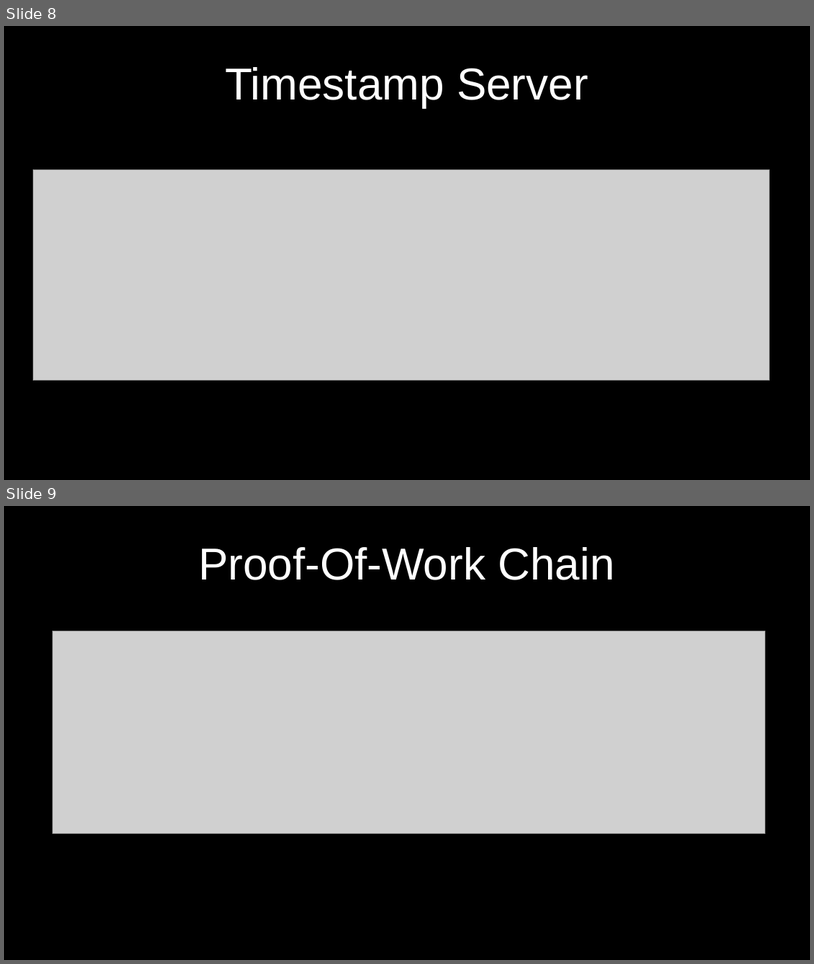
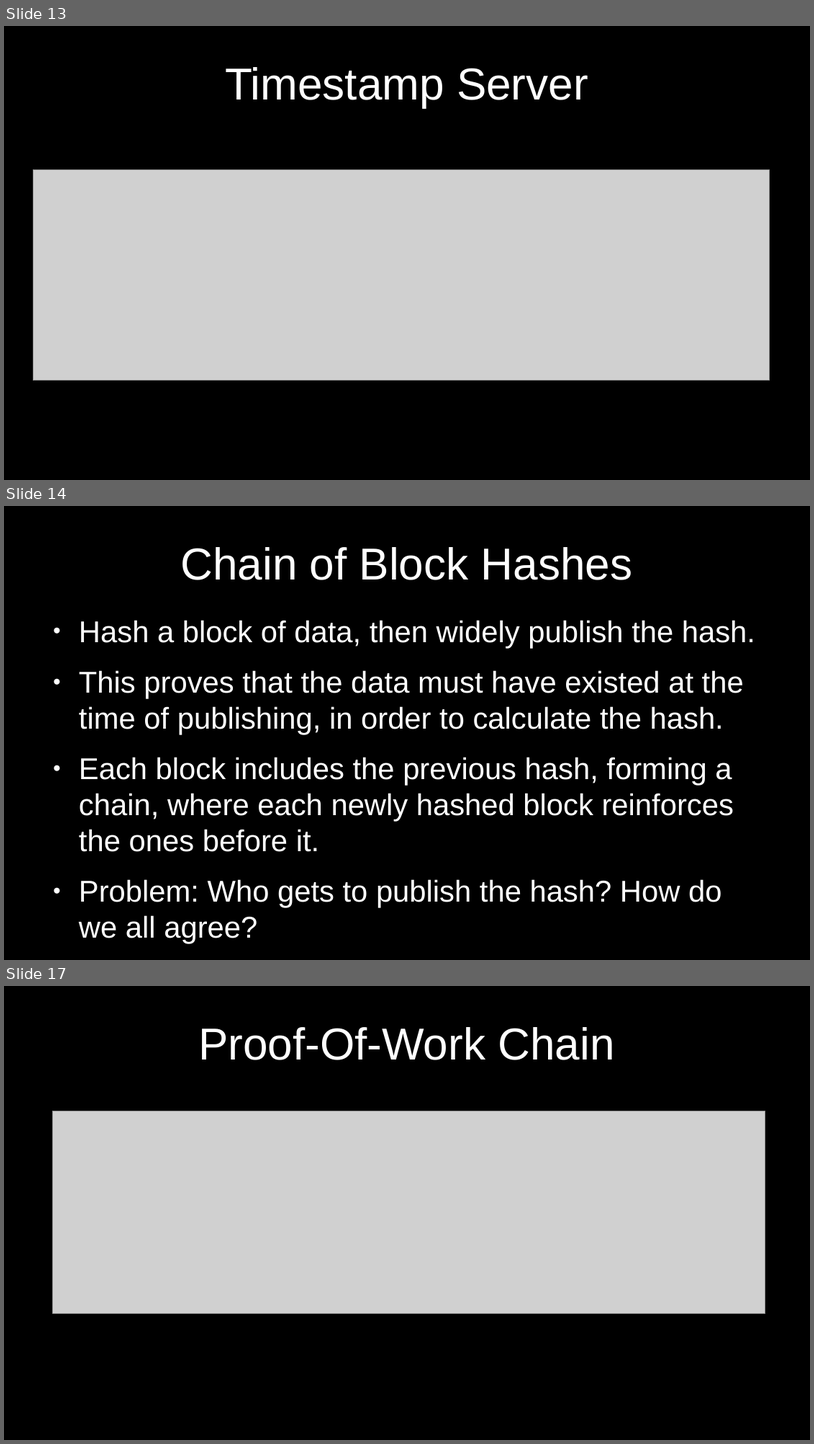
Before and after one commit to cmdruid/bitcoin-programming, a slide deck: slides/bitcoin-whitepaper-review.odp. Shown one above the other, each under a label of ours: slides 8 and 9 before the commit, slides 13, 14 and 17 after it; the slides between them are not shown. The pictures are 814x964 and 814x1444 pixels, drawn with LibreOffice and Linux fonts; fonts in the diff are those of the drawing; grey boxes stand for pictures. Boxes give left, top, right and bottom in pixels: in the first picture for what was removed or moved away, otherwise in the second. Text is boxed around its words. In the diff, an @@ line names an element or a change of style, - is before the commit and + after.

```diff
--- a/slides/bitcoin-whitepaper-review.odp
+++ b/slides/bitcoin-whitepaper-review.odp
@@ slide 14 added at <box>4,506,810,960</box>, background #000000 @@
@@ title added at <box>181,547,633,580</box>, 44 pt, text #FFFFFF @@
+Chain of Block Hashes
@@ text added at <box>79,620,756,944</box>, 29.6 pt, text #FFFFFF @@
+● Hash a block of data, then widely publish the hash.
+● This proves that the data must have existed at the time of publishing, in order to calculate the hash.
+● Each block includes the previous hash, forming a chain, where each newly hashed block reinforces the ones before it.
+● Problem: Who gets to publish the hash? How do we all agree?
@@ what was slide 8 is now slide 13 @@
@@ what was slide 9 is now slide 17 @@
```
Also in this commit, not shown: 2 slides changed, 8 other slides added, 1 slide removed, 7 other files.
